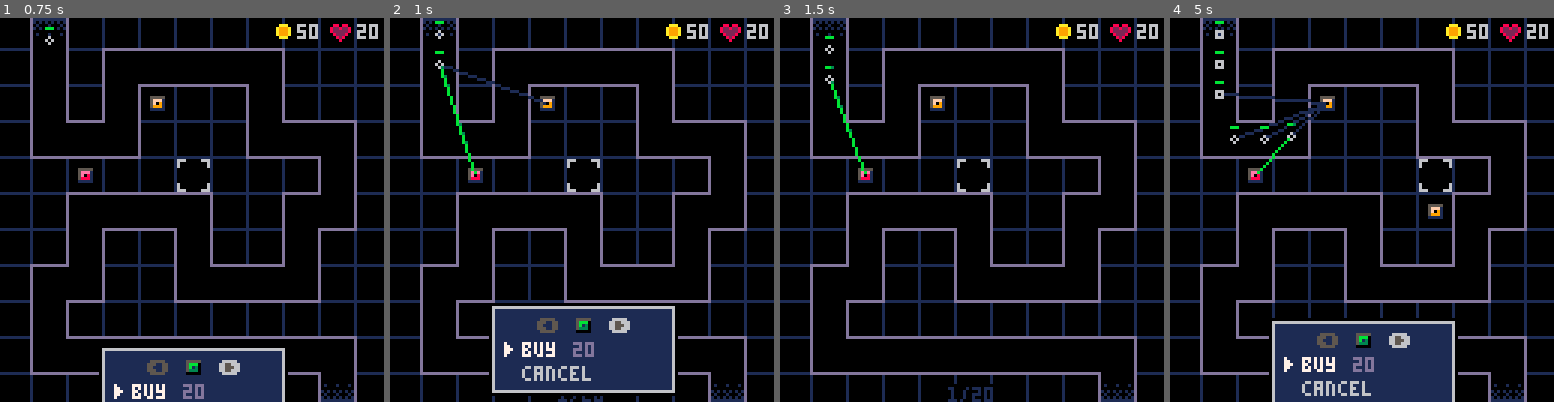
Above: before the commit, frames 1-4 (left to right).
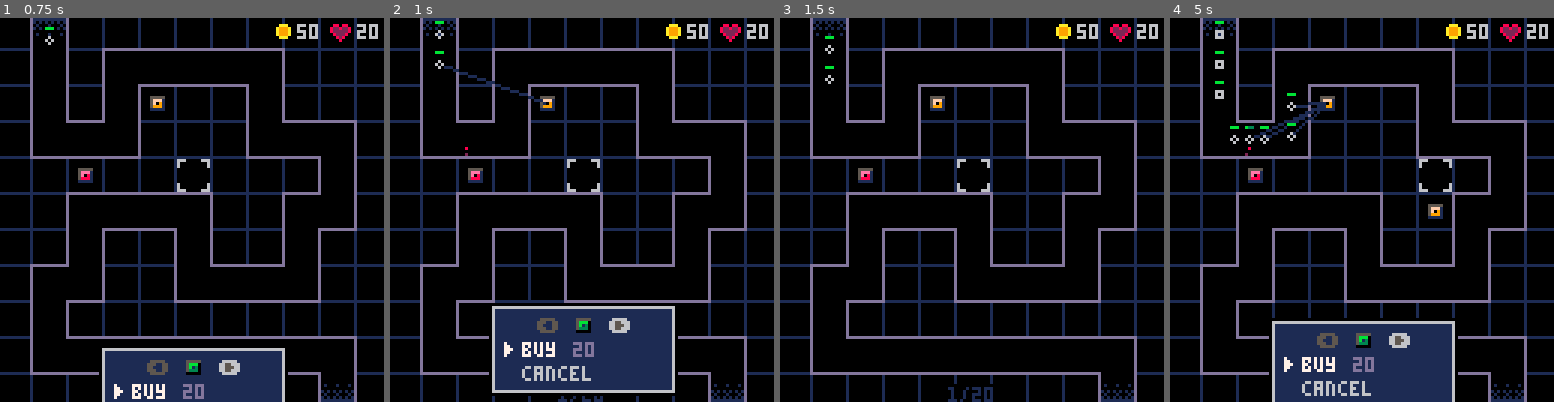
Above: after the commit, the same moments.

Repository: beardedsakimonkey/pixel_td.p8
Game: PICO-8 cartridge pixel_td.p8
The game is run twice, just before and just after one commit, with the same random seed, the same clock (stepped at 60 frames per second) and the same inputs.
Inputs:
- Up to frame 1 (0.75 s): tap X (X key) at 0.33 s; tap O (Z key) at 0.7 s
- Up to frame 2 (1 s): no input
- Up to frame 3 (1.5 s): tap X (X key) at 1.07 s
- Up to frame 4 (5 s): hold Right 1.6-2.1 s; tap O (Z key) every 0.4 s from 1.7 to 4.9 s; tap X (X key) at 1.85, 2.97, 4.08 s; hold Up 2.15-2.42 s; hold Right 2.47-3.03 s; hold Left 3.08-3.58 s; hold Down 3.63-3.97 s; hold Right 4.02-4.68 s; hold Up from 4.73 s (still down)

Frame 1 is identical in both runs. In frame 2, 0.3% of the frame differs, in the area x 13-23%, y 12-41%; in frame 3, 0.2%; in frame 4, 0.6%, in the area x 14-37%, y 19-41%.

Commit message:
fix tower_cfg

Diff:
--- a/tower.lua
+++ b/tower.lua
@@ -3,22 +3,22 @@
 MAX_TWR = 3 -- how many types of towers are there
 
 tower_cfg = {
-    [1]  = {dmg=2,   range=30, atkspd=40},  -- lvl 1 green
-    [2]  = {dmg=0.2, range=30, atkspd=0},   -- lvl 1 red
+    [1]  = {dmg=0.2, range=30, atkspd=0},   -- lvl 1 green
+    [2]  = {dmg=2,   range=30, atkspd=40},  -- lvl 1 red
     [3]  = {dmg=2,   range=30, atkspd=120}, -- lvl 1 yellow
-    [4]  = {dmg=2,   range=30, atkspd=40},  -- lvl 2 green
-    [5]  = {dmg=0.2, range=30, atkspd=0},   -- lvl 2 red
+    [4]  = {dmg=0.2, range=30, atkspd=0},   -- lvl 2 green
+    [5]  = {dmg=2,   range=30, atkspd=40},  -- lvl 2 red
     [6]  = {dmg=2,   range=30, atkspd=120}, -- lvl 2 yellow
-    [7]  = {dmg=2,   range=30, atkspd=40},  -- lvl 3 green
-    [8]  = {dmg=0.2, range=30, atkspd=0},   -- lvl 3 red
+    [7]  = {dmg=0.2, range=30, atkspd=0},   -- lvl 3 green
+    [8]  = {dmg=2,   range=30, atkspd=40},  -- lvl 3 red
     [9]  = {dmg=2,   range=30, atkspd=120}, -- lvl 3 yellow
-    [10] = {dmg=2,   range=30, atkspd=40},  -- lvl 4 green
-    [11] = {dmg=0.2, range=30, atkspd=0},   -- lvl 4 red
+    [10] = {dmg=0.2, range=30, atkspd=0},   -- lvl 4 green
+    [11] = {dmg=2,   range=30, atkspd=40},  -- lvl 4 red
     [12] = {dmg=2,   range=30, atkspd=120}, -- lvl 4 yellow
 }
 
-function is_red_twr(type)    return type%3 == 1 end
-function is_green_twr(type)  return type%3 == 2 end
+function is_green_twr(type)  return type%3 == 1 end
+function is_red_twr(type)    return type%3 == 2 end
 function is_yellow_twr(type) return type%3 == 0 end
 
 function init_towers()
